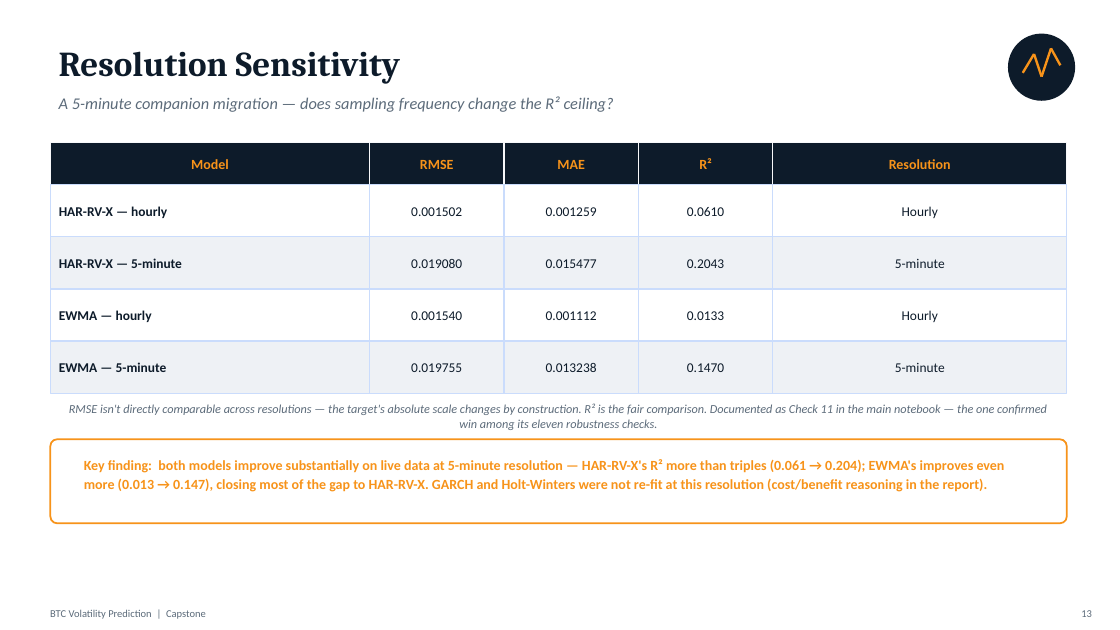
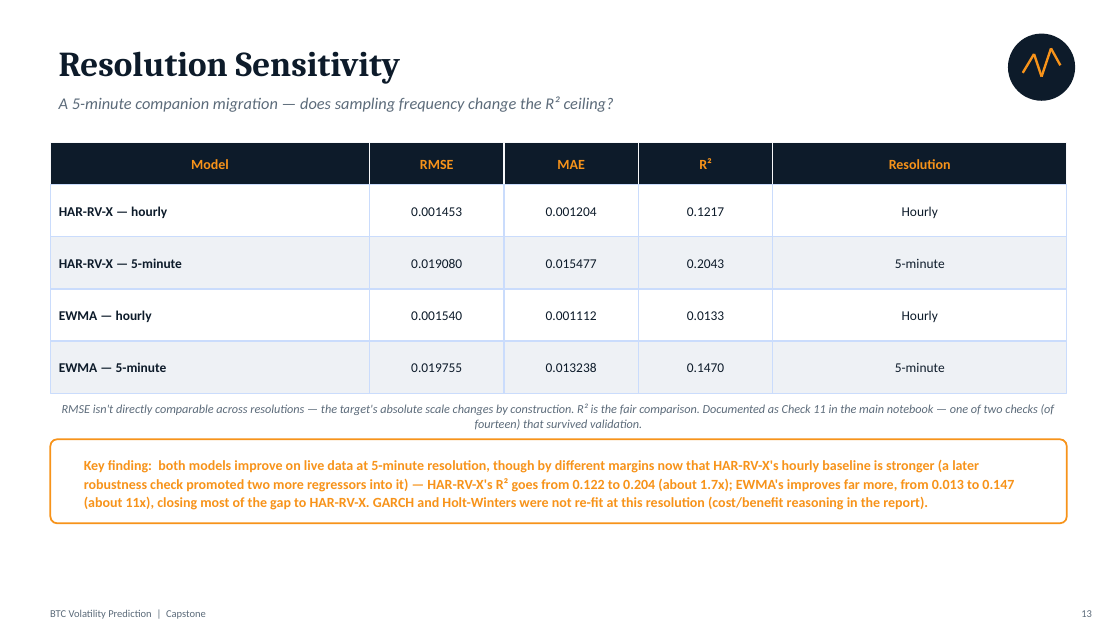
Before and after one commit to mhejairi10/bitcoin-volatility-prediction, a slide deck: slide 13 of presentation/capstone-btc-volatility.pptx. Drawn at 1120x630 pixels with LibreOffice and Linux fonts; fonts in the diff are those of the drawing. Boxes give left, top, right and bottom in pixels: in the first picture for what was removed or moved away, otherwise in the second. Text is boxed around its words. In the diff, an @@ line names an element or a change of style, - is before the commit and + after.

```diff
--- a/presentation/capstone-btc-volatility.pptx
+++ b/presentation/capstone-btc-volatility.pptx
@@ text at bbox=[411, 207, 462, 216]: text changed @@
-0.001502
+0.001453
@@ text at bbox=[546, 207, 597, 216]: text changed @@
-0.001259
+0.001204
@@ text at bbox=[687, 207, 724, 216]: text changed @@
-0.0610
+0.1217
@@ text at bbox=[62, 403, 1055, 430]: text changed @@
-RMSE isn't directly comparable across resolutions — the target's absolute scale changes by construction. R² is the fair comparison. Documented as Check 11 in the main notebook — the one confirmed win among its eleven robustness checks.
+RMSE isn't directly comparable across resolutions — the target's absolute scale changes by construction. R² is the fair comparison. Documented as Check 11 in the main notebook — one of two checks (of fourteen) that survived validation.
@@ text at bbox=[84, 460, 1014, 510]: text changed @@
-Key finding: both models improve substantially on live data at 5-minute resolution — HAR-RV-X's R² more than triples (0.061 → 0.204); EWMA's improves even more (0.013 → 0.147), closing most of the gap to HAR-RV-X. GARCH and Holt-Winters were not re-fit at this resolution (cost/benefit reasoning in the report).
+Key finding: both models improve on live data at 5-minute resolution, though by different margins now that HAR-RV-X's hourly baseline is stronger (a later robustness check promoted two more regressors into it) — HAR-RV-X's R² goes from 0.122 to 0.204 (about 1.7x); EWMA's improves far more, from 0.013 to 0.147 (about 11x), closing most of the gap to HAR-RV-X. GARCH and Holt-Winters were not re-fit at this resolution (cost/benefit reasoning in the report).
```
Also in this commit, not shown: 4 other slides changed, 2 other files.
